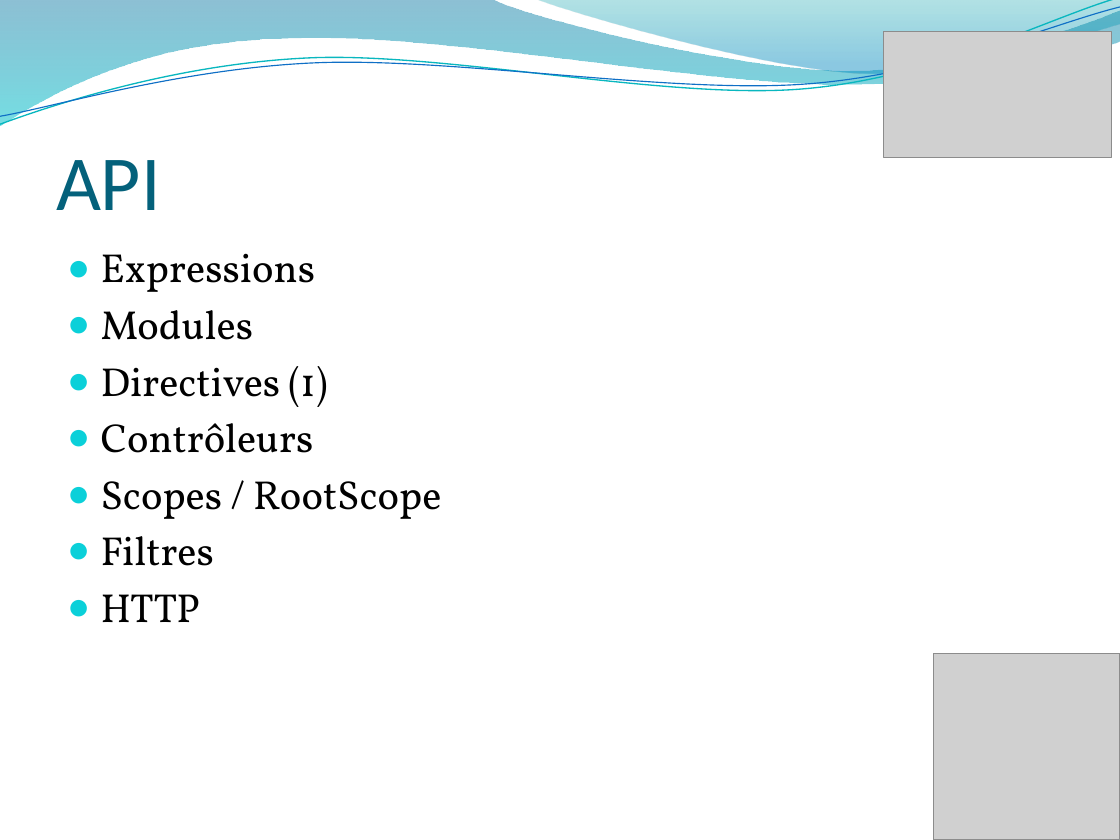
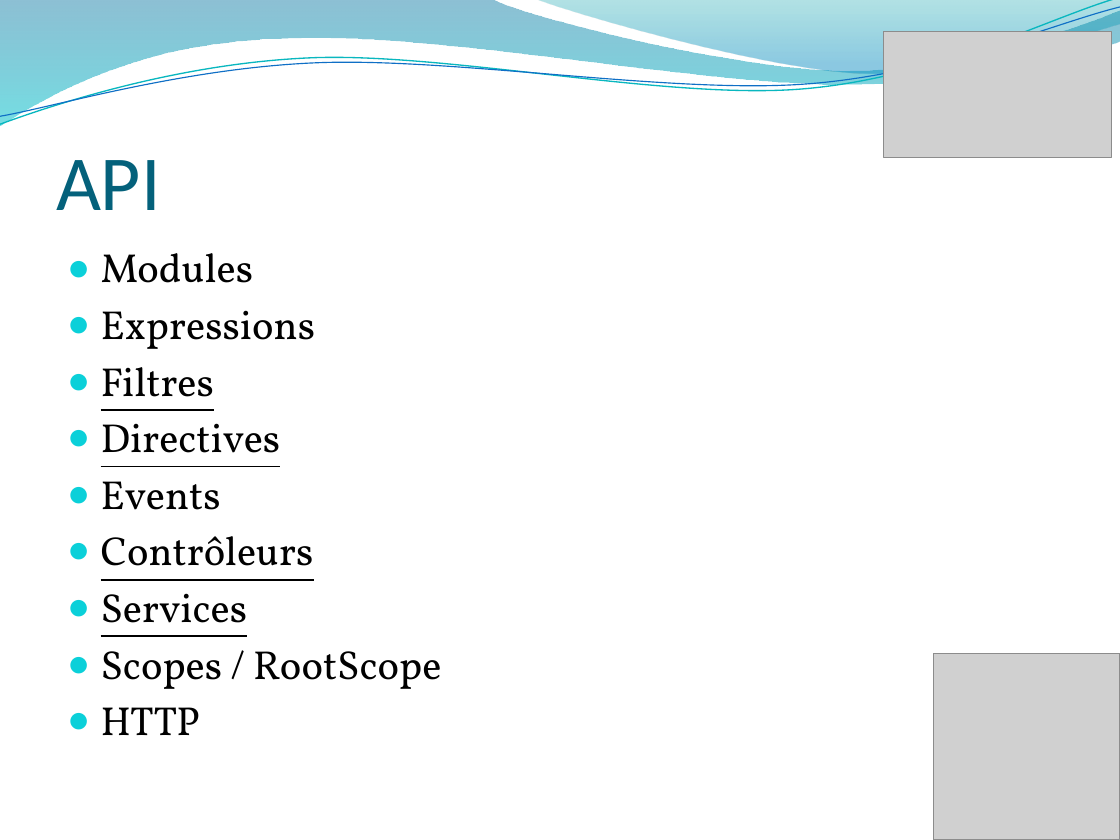
Before and after one commit to usfalami/Angular, a slide deck: slide 7 of _ng.pptx. Drawn at 1120x840 pixels with LibreOffice and Linux fonts; fonts in the diff are those of the drawing; grey boxes stand for pictures; background and template pictures are left out. Boxes give left, top, right and bottom in pixels: in the first picture for what was removed or moved away, otherwise in the second. Text is boxed around its words. In the diff, an @@ line names an element or a change of style, - is before the commit and + after.

```diff
--- a/_ng.pptx
+++ b/_ng.pptx
@@ text at <box>101,253,254,283</box>: paragraph added @@
+● Modules
@@ text at <box>101,367,281,510</box>: text changed @@
-● Modules
-● Directives (1)
+● Filtres
+● Directives
+● Events
@@ text at <box>101,536,214,566</box>: paragraph removed @@
-● Filtres
@@ text at <box>101,536,314,581</box>: underline on in "Contrôleurs" @@
@@ text at <box>101,593,247,637</box>: paragraph added @@
+● Services
```
Also in this commit, not shown: 7 other slides changed, 3 slides added, 9 other files.
